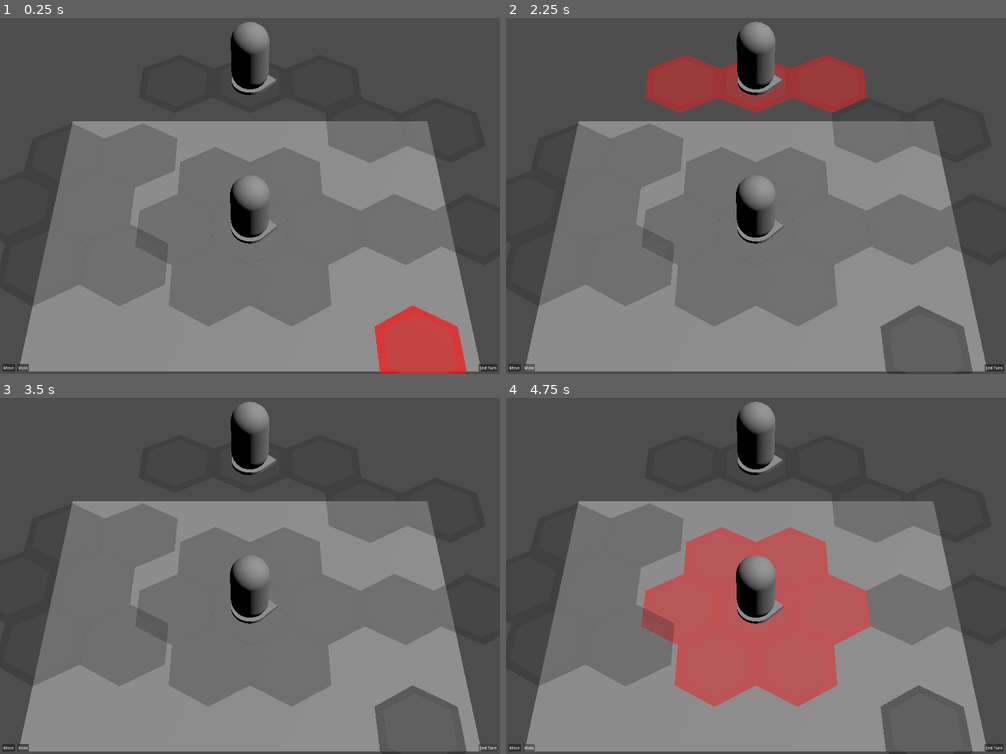
Above: before the commit, frames 1-4 (two rows, left to right).
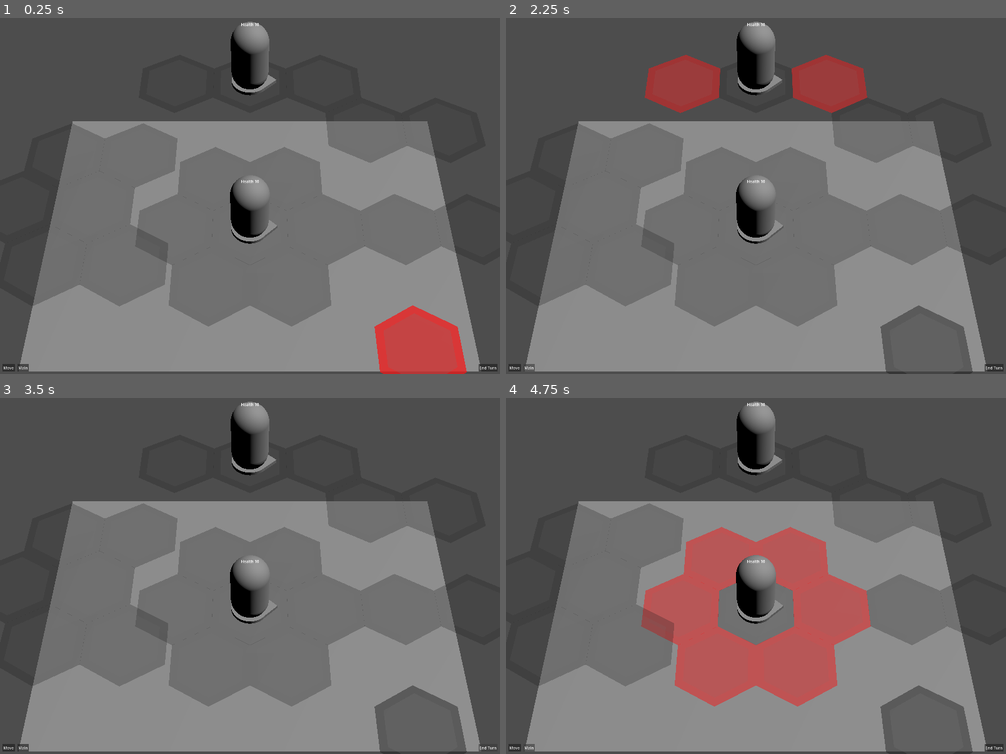
Above: after the commit, the same moments.

Repository: EarendelGames/tactical-rpg
Game: Godot game, scene res://scene/battle.tscn
The game is run twice, just before and just after one commit, with the same random seed, the same clock (stepped at 60 frames per second) and the same inputs.
Inputs:
- Up to frame 1 (0.25 s): no input
- Up to frame 2 (2.25 s): click "End Turn" at 0.5 s; click "Move" at 1.25 s; click "Main" at 2 s
- Up to frame 3 (3.5 s): click "End Turn" at 2.75 s
- Up to frame 4 (4.75 s): click "Move" at 3.5 s; click "Main" at 4.25 s

The runs differ from the first frame. In frame 1, less than 0.1% of the frame differs, in the area x 48-52%, y 1-47%; in frame 2, 1.1%; in frame 3, less than 0.1%; in frame 4, 1.3%, in the area x 42-58%, y 1-70%.

Commit message:
damage and overhead ui

Diff:
--- a/scene/battle.tscn
+++ b/scene/battle.tscn
@@ -108,9 +108,13 @@
 [node name="Unit" parent="Units" unique_id=804548472 instance=ExtResource("4_6qw66")]
 transform = Transform3D(-4.371139e-08, 0, -1, 0, 1, 0, 1, 0, -4.371139e-08, 0.010329366, 4.7683716e-07, 0.032955647)
 force = 0
+max_health = 10.0
+max_mana = 5.0
 
 [node name="Unit2" parent="Units" unique_id=2054687400 instance=ExtResource("4_6qw66")]
 transform = Transform3D(-4.371139e-08, 0, -1, 0, 1, 0, 1, 0, -4.371139e-08, 0.14256734, 0.99361753, 2.1949894)
+max_health = 10.0
+max_mana = 5.0
 
 [node name="Battle UI" type="Control" parent="." unique_id=1890823844]
 layout_mode = 3
--- /dev/null
+++ b/scene/overhead_ui.tscn
@@ -0,0 +1,26 @@
+[gd_scene format=3 uid="uid://b8gam2cc6hc1g"]
+
+[ext_resource type="Script" uid="uid://ncxd4t0ir2wp" path="res://script/ui/overhead_ui.gd" id="1_neas3"]
+
+[node name="OverheadUI" type="Control" unique_id=341940158]
+layout_mode = 3
+anchors_preset = 5
+anchor_left = 0.5
+anchor_right = 0.5
+grow_horizontal = 2
+script = ExtResource("1_neas3")
+
+[node name="Label" type="Label" parent="." unique_id=1475206634]
+layout_mode = 1
+anchors_preset = 8
+anchor_left = 0.5
+anchor_top = 0.5
+anchor_right = 0.5
+anchor_bottom = 0.5
+offset_left = -37.0
+offset_top = -11.5
+offset_right = 37.0
+offset_bottom = 11.5
+grow_horizontal = 2
+grow_vertical = 2
+text = "Health 10"
--- a/scene/unit.tscn
+++ b/scene/unit.tscn
@@ -1,6 +1,7 @@
 [gd_scene format=3 uid="uid://whoekke5oujs"]
 
 [ext_resource type="Script" uid="uid://diiv74c3c22bq" path="res://script/unit.gd" id="1_jb630"]
+[ext_resource type="PackedScene" uid="uid://b8gam2cc6hc1g" path="res://scene/overhead_ui.tscn" id="2_5s1h1"]
 
 [sub_resource type="CapsuleShape3D" id="CapsuleShape3D_jb630"]
 radius = 0.25
@@ -18,6 +19,12 @@
 
 [node name="Unit" type="Node3D" unique_id=37936411]
 script = ExtResource("1_jb630")
+max_health = 100.0
+max_mana = 50.0
+
+[node name="OverheadUI" parent="." unique_id=341940158 node_paths=PackedStringArray("target") instance=ExtResource("2_5s1h1")]
+target = NodePath("..")
+offset_3d = Vector3(0, 1, 0)
 
 [node name="StaticBody3D" type="StaticBody3D" parent="." unique_id=1320281893]
 transform = Transform3D(1, 0, 0, 0, 1, 0, 0, 0, 1, 0, 0.47024244, 0)
--- a/script/abilities/abilities.gd
+++ b/script/abilities/abilities.gd
@@ -5,7 +5,8 @@
 	"Move to a new tile",
 	[Ability.Tag.MOVEMENT]
 ) \
-.with_input(AbilityInput.cell(4.0, 1, 1, true, false)) \
+.uses_per_turn(false) \
+.with_input(AbilityInput.cell(func(ua: UnitAbility) -> float: return ua.unit.movement_points, 1, 1, 1, true, false)) \
 .with_execute(func(unit_ability:UnitAbility, input:Dictionary) -> void:
 	print("AbilityBase Move")
 	var start_cell := unit_ability.unit.current_cell
@@ -26,16 +27,16 @@
 	"Attack a unit",
 	[Ability.Tag.BASIC, Ability.Tag.ATTACK, Ability.Tag.MELEE]
 ) \
-.with_input(AbilityInput.unit(1.0, 1, 1, false, true)) \
+.with_input(AbilityInput.unit(1.0, 1, 1, 1, false, true)) \
 .with_execute(func(unit_ability:UnitAbility, input:Dictionary) -> void:
 	print("AbilityBase Attack")
 	var battle = unit_ability.unit.battle
 
 	var sequence_tree = battle.new_sequence_tree(unit_ability, input)
-	var action = ActionDynamic.new(unit_ability).with_function(func(sequence_tree:SequenceTree, current_node:ActionNode, _saved_data:Dictionary) -> void:
+	var action = ActionDynamic.new(unit_ability).with_function(func(_sequence_tree:SequenceTree, current_node:ActionNode, _saved_data:Dictionary) -> void:
 		#trigger attack start, etc, etc
 		var target_unit:Unit = _saved_data.target_unit
-		target_unit.apply_damage(unit_ability.unit.strength, Type.Damage.PHYSICAL, sequence_tree, current_node)
+		target_unit.apply_damage(unit_ability.unit.strength, Type.Damage.PHYSICAL, _sequence_tree, current_node)
 		return
 	, {target_unit = input.target_unit})
 	sequence_tree.append_sequential_action(action)
--- a/script/abilities/ability.gd
+++ b/script/abilities/ability.gd
@@ -131,6 +131,6 @@
 	if _execute_fn.is_valid():
 		_execute_fn.call(unit_ability, input)
 
-func register_trigger(unit: Unit, battle: Battle) -> void:
+func register_trigger(unit: Unit) -> void:
 	if _trigger_fn.is_valid():
-		_trigger_fn.call(unit, battle)
+		_trigger_fn.call(unit)
--- a/script/abilities/ability_input.gd
+++ b/script/abilities/ability_input.gd
@@ -1,35 +1,59 @@
 class_name AbilityInput
 
 var selection_type: Selection.Type
-var min_selections: int
-var max_selections: int
-var selection_range: float
+var selection_range: Variant # float or Callable
+var min_range: Variant # float or Callable
+var min_selections: Variant # int or Callable
+var max_selections: Variant # int or Callable
 var require_path: bool = false
 var require_los: bool = false
 
 func _init(
 	p_type: Selection.Type,
-	p_range: float,
-	p_min: int = 1,
-	p_max: int = 1,
+	p_selection_range: Variant = 0,
+	p_min_range: Variant = 0,
+	p_min_selections: Variant = 1,
+	p_max_selections: Variant = 1,
 	p_require_path: bool = false,
 	p_require_los: bool = false
 ) -> void:
 	selection_type = p_type
-	selection_range = p_range
-	min_selections = p_min
-	max_selections = p_max
+	selection_range = p_selection_range
+	min_range = p_min_range
+	min_selections = p_min_selections
+	max_selections = p_max_selections
 	require_path = p_require_path
 	require_los = p_require_los
 
-static func cell(p_range: float, p_min: int = 1, p_max: int = 1, p_require_path: bool = false, p_require_los: bool = false) -> AbilityInput:
-	return AbilityInput.new(Selection.Type.CELL, p_range, p_min, p_max, p_require_path, p_require_los)
+static func cell(p_selection_range: Variant, p_min_range: Variant, p_min_selections: Variant = 1, p_max_selections: Variant = 1, p_require_path: bool = false, p_require_los: bool = false) -> AbilityInput:
+	return AbilityInput.new(Selection.Type.CELL, p_selection_range, p_min_range, p_min_selections, p_max_selections, p_require_path, p_require_los)
 
-static func unit(p_range: float, p_min: int = 1, p_max: int = 1, p_require_path: bool = false, p_require_los: bool = false) -> AbilityInput:
-	return AbilityInput.new(Selection.Type.UNIT, p_range, p_min, p_max, p_require_path, p_require_los)
+static func unit(p_selection_range: Variant, p_min_range: Variant, p_min_selections: Variant = 1, p_max_selections: Variant = 1, p_require_path: bool = false, p_require_los: bool = false) -> AbilityInput:
+	return AbilityInput.new(Selection.Type.UNIT, p_selection_range, p_min_range, p_min_selections, p_max_selections, p_require_path, p_require_los)
 
-static func cell_corner(p_range: float, p_min: int = 1, p_max: int = 1, p_require_path: bool = false, p_require_los: bool = false) -> AbilityInput:
-	return AbilityInput.new(Selection.Type.CELL_CORNER, p_range, p_min, p_max, p_require_path, p_require_los)
+static func cell_corner(p_selection_range: Variant, p_min_range: Variant, p_min_selections: Variant = 1, p_max_selections: Variant = 1, p_require_path: bool = false, p_require_los: bool = false) -> AbilityInput:
+	return AbilityInput.new(Selection.Type.CELL_CORNER, p_selection_range, p_min_range, p_min_selections, p_max_selections, p_require_path, p_require_los)
 
-static func direction(p_range: float) -> AbilityInput:
-	return AbilityInput.new(Selection.Type.DIRECTION, p_range)
+static func direction() -> AbilityInput:
+	return AbilityInput.new(Selection.Type.DIRECTION)
+
+
+func get_selection_range(unit_ability: UnitAbility) -> float:
+	if selection_range is Callable:
+		return selection_range.call(unit_ability)
+	return selection_range
+
+func get_min_range(unit_ability: UnitAbility) -> float:
+	if min_range is Callable:
+		return min_range.call(unit_ability)
+	return min_range
+
+func get_min_selections(unit_ability: UnitAbility) -> float:
+	if min_selections is Callable:
+		return min_selections.call(unit_ability)
+	return min_selections
+
+func get_max_selections(unit_ability: UnitAbility) -> float:
+	if max_selections is Callable:
+		return max_selections.call(unit_ability)
+	return max_selections
--- a/script/abilities/unit_ability.gd
+++ b/script/abilities/unit_ability.gd
@@ -36,24 +36,29 @@
 	unit.health -= ability.cost_health
 
 func prep_for_input() -> void:
+	# consider moving to ability_input
 	var input_phase:AbilityInput = ability.inputs[0] #only consider the first phase for now
+	var selection_range = input_phase.get_selection_range(self)
+	var min_range = input_phase.get_min_range(self)
 	if input_phase.selection_type == Selection.Type.CELL:
 		var _reachable_cells: Array[HexCell]
 		if input_phase.require_path:
-			_reachable_cells = unit.battle.grid.get_reachable_cells(unit.current_cell, input_phase.selection_range, false)
+			_reachable_cells = unit.battle.grid.get_reachable_cells(unit.current_cell, selection_range, false)
 		else:
-			_reachable_cells = unit.battle.grid.get_cells_in_radius(unit.current_cell, input_phase.selection_range)
+			_reachable_cells = unit.battle.grid.get_cells_in_radius(unit.current_cell, selection_range, 1)
 		unit.battle.clear_highlights()
 		for cell:HexCell in _reachable_cells:
-			cell.set_highlighted(true)
-			cell.cell_clicked.connect(_on_cell_clicked.bind(cell), CONNECT_ONE_SHOT)
+			if GridHandler.get_cell_distance(unit.current_cell.int_pos, cell.int_pos) >= min_range:
+				cell.set_highlighted(true)
+				cell.cell_clicked.connect(_on_cell_clicked.bind(cell), CONNECT_ONE_SHOT)
 
 	if input_phase.selection_type == Selection.Type.UNIT:
-		var _reachable_cells: Array[HexCell] = unit.battle.grid.get_cells_in_radius(unit.current_cell, input_phase.selection_range)
+		var _reachable_cells: Array[HexCell] = unit.battle.grid.get_cells_in_radius(unit.current_cell, selection_range, 1)
 		unit.battle.clear_highlights()
 		for cell:HexCell in _reachable_cells:
-			cell.set_highlighted(true, Color(1, 0, 0, 0.5))
-			cell.cell_clicked.connect(_on_unit_clicked.bind(cell), CONNECT_ONE_SHOT)
+			if GridHandler.get_cell_distance(unit.current_cell.int_pos, cell.int_pos) >= min_range:
+				cell.set_highlighted(true, Color(1, 0, 0, 0.5))
+				cell.cell_clicked.connect(_on_unit_clicked.bind(cell), CONNECT_ONE_SHOT)
 
 func _on_cell_clicked(cell: HexCell) -> void:
 	print("UnitAbility _on_cell_clicked")
--- a/script/actions/action_move.gd
+++ b/script/actions/action_move.gd
@@ -12,4 +12,5 @@
 func execute(_sequence_tree:SequenceTree) -> bool:
 	print("ActionMove execute_function")
 	_sequence_tree.battle.move_to_cell(_unit, _to_cell)
+	_unit.movement_points -= 1
 	return true
--- a/script/battle.gd
+++ b/script/battle.gd
@@ -35,7 +35,7 @@
 	grid.rebuild_pos_lookup()
 	_assign_units_to_cells()
 	for unit in units:
-		unit.register_ability_triggers(self)
+		unit.register_ability_triggers()
 	current_unit_index = 0
 	_begin_turn()
 
@@ -46,7 +46,7 @@
 		_advance_turn()
 		return
 	print("Turn: %s (initiative %.2f)" % [unit.unit_name, unit.initiative])
-	unit.turn_start(self)
+	unit.turn_start()
 	#unit.move_ability.prep_for_input()
 
 func _process(delta: float) -> void:
@@ -57,7 +57,7 @@
 		print("Battle _process")
 		if not sequence_tree.process_next_action():
 			sequence_tree = null
-			_advance_turn()
+			#_advance_turn()
 
 
 # --- Movement ---
--- a/script/grid_handler.gd
+++ b/script/grid_handler.gd
@@ -102,32 +102,6 @@
 	return _pos_to_cell.get(int_pos, null)
 
 
-# --- Distance ---
-
-func get_horizontal_distance(from: Vector2i, to: Vector2i) -> int:
-	@warning_ignore("integer_division")
-	var ax = from.x - ((from.y - (from.y & 1)) / 2)
-	var az = from.y
-	var ay = -ax - az
-
-	@warning_ignore("integer_division")
-	var bx = to.x - ((to.y - (to.y & 1)) / 2)
-	var bz = to.y
-	var by = -bx - bz
-
-	return max(
-		abs(ax - bx),
-		max(
-			abs(ay - by),
-			abs(az - bz)
-		)
-	)
-
-func get_cell_distance(from:Vector3i, to:Vector3i) -> int:
-	return get_horizontal_distance(
-		Vector2i(from.x, from.z),
-		Vector2i(to.x, to.z)
-	) + abs(from.y - to.y)
 
 # --- Neighbours ---
 
@@ -192,10 +166,10 @@
 	return reachable
 
 # --- Radius expansion ---
-func get_cells_in_radius(origin: HexCell, radius: float) -> Array[HexCell]:
+func get_cells_in_radius(origin: HexCell, radius: float, vertical_buffer:int = 0) -> Array[HexCell]:
 	var result: Array[HexCell] = []
 	for cell:HexCell in cells_array:
-		var dist = get_cell_distance(origin.int_pos, cell.int_pos)
+		var dist = get_cell_distance(origin.int_pos, cell.int_pos, vertical_buffer)
 		if dist <= radius:
 			result.append(cell)
 	return result
@@ -275,3 +249,39 @@
 		current = came_from[current.int_pos]
 		path.push_front(current)
 	return path
+
+
+# --- Distance ---
+
+static func get_horizontal_distance(from: Vector2i, to: Vector2i) -> int:
+	@warning_ignore("integer_division")
+	var ax = from.x - ((from.y - (from.y & 1)) / 2)
+	var az = from.y
+	var ay = -ax - az
+
+	@warning_ignore("integer_division")
+	var bx = to.x - ((to.y - (to.y & 1)) / 2)
+	var bz = to.y
+	var by = -bx - bz
+
+	return max(
+		abs(ax - bx),
+		max(
+			abs(ay - by),
+			abs(az - bz)
+		)
+	)
+
+static func get_cell_distance(from:Vector3i, to:Vector3i, vertical_buffer:int = 0) -> int:
+	var h:int = get_horizontal_distance(
+		Vector2i(from.x, from.z),
+		Vector2i(to.x, to.z)
+	)
+	var v : int = abs(from.y - to.y)
+	return h + max(0, v - vertical_buffer)
+
+static func get_cell_distance_vs(from:Vector3i, to:Vector3i) -> int: #vs = vertical square
+	return max(get_horizontal_distance(
+		Vector2i(from.x, from.z),
+		Vector2i(to.x, to.z)
+	), abs(from.y - to.y))
--- a/script/hex_cell.gd
+++ b/script/hex_cell.gd
@@ -10,7 +10,6 @@
 # Higher values require more movement points.
 @export var movement_cost: int = 1
 
-var _invalid_material: StandardMaterial3D
 var _highlight_material: StandardMaterial3D
 var _highlighted: bool = false
 var _grid_handler: GridHandler = null
--- a/script/statuses.gd
+++ b/script/statuses.gd
@@ -42,10 +42,10 @@
 	description = p_description
 	StatusBase.register(self)
 
-func on_turn_start(unit: Unit, instance: Instance, battle: Battle) -> void:
+func on_turn_start(_unit: Unit, _instance: Instance) -> void:
 	pass
 
-func on_expired(unit: Unit, instance: Instance, battle: Battle) -> void:
+func on_expired(_unit: Unit, _instance: Instance) -> void:
 	pass
 
 # --- Definitions ---
--- /dev/null
+++ b/script/ui/overhead_ui.gd
@@ -0,0 +1,12 @@
+class_name OverheadUI
+extends Control
+
+@export var target: Node3D
+@export var offset_3d: Vector3
+
+func _process(_delta):
+	var pos_3d := target.global_position + offset_3d
+	var cam := get_viewport().get_camera_3d()
+	var pos_2d := cam.unproject_position(pos_3d)
+	global_position = pos_2d
+	visible = not cam.is_position_behind(pos_3d)
--- a/script/unit.gd
+++ b/script/unit.gd
@@ -10,8 +10,8 @@
 @export var force: Force = Force.ENEMY
 
 # Base stats
-@export var max_health: float = 100.0
-@export var max_mana: float = 50.0
+@export var max_health: float = 10.0
+@export var max_mana: float = 5.0
 @export var max_movement_points: float = 4
 @export var movement_range: float = 3
 
@@ -38,12 +38,18 @@
 var _setup_triggers: Array = []
 
 var battle: Battle = null
+@onready var overhead_ui: OverheadUI = $OverheadUI
+
 
 func _ready() -> void:
 	if not Engine.is_editor_hint():
 		health = max_health
 		mana = max_mana
 		movement_points = max_movement_points
+		update_overhead_ui()
+
+func update_overhead_ui() -> void:
+	overhead_ui.find_child("Label").text = "Health %.0f" % [health]
 
 func initialise(_battle: Battle) -> void:
 	battle = battle
@@ -60,8 +66,8 @@
 
 # --- Turn start ---
 
-func turn_start(_battle: Battle) -> void:
-	_tick_statuses(_battle)
+func turn_start() -> void:
+	_tick_statuses()
 	if is_dead:
 		return
 	movement_points = max_movement_points
@@ -73,12 +79,12 @@
 	for unit_ability : UnitAbility in abilities:
 		unit_ability.reset_uses()
 
-func _tick_statuses(battle: Battle) -> void:
+func _tick_statuses() -> void:
 	var snapshot := statuses.duplicate()
 	for instance in snapshot:
 		var status := StatusBase.get_status(instance.status_id)
 		if status:
-			status.on_turn_start(self, instance, battle)
+			status.on_turn_start(self, instance)
 		if is_dead:
 			return
 
@@ -144,9 +150,9 @@
 func get_triggers_for_setup_event(event: SetupEvent) -> Array:
 	return _setup_triggers.filter(func(t): return t["setup_event"] == event)
 
-func register_ability_triggers(battle: Battle) -> void:
+func register_ability_triggers() -> void:
 	for instance in abilities:
-		instance.ability.register_trigger(self, battle)
+		instance.ability.register_trigger(self)
 
 # --- Status management ---
 
@@ -187,12 +193,14 @@
 	print("%s took %.1f %s damage, %.1f health remaining" % [
 		unit_name, amount, type, health
 	])
+	update_overhead_ui()
 
 	if health <= 0.0:
 		_die(tree, parent_node)
 
 func heal(amount: float) -> void:
 	health = minf(health + amount, max_health)
+	update_overhead_ui()
 
 func _die(_tree: SequenceTree, _parent_node: ActionNode) -> void:
 	is_dead = true
Not shown, added: script/ui/overhead_ui.gd.uid
